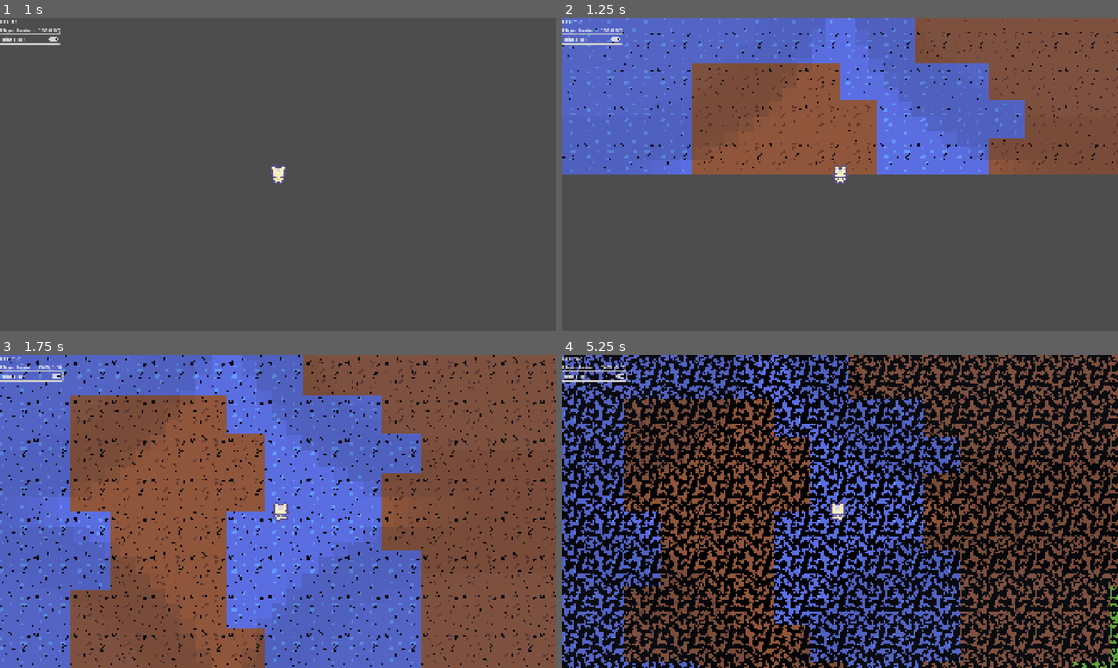
Above: before the commit, frames 1-4 (two rows, left to right).
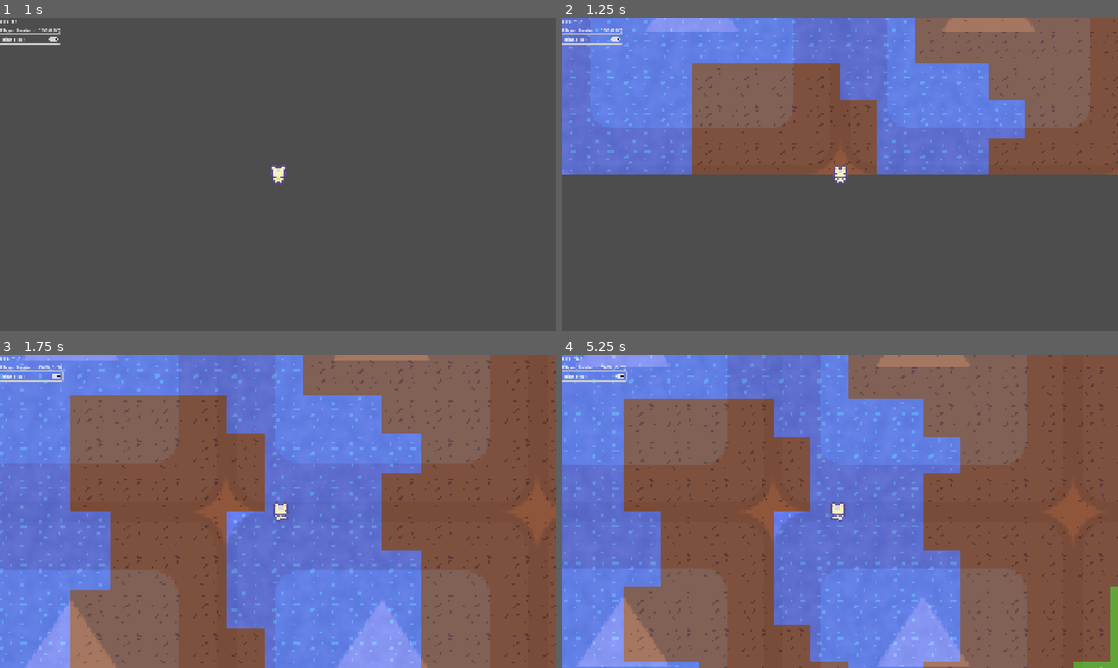
Above: after the commit, the same moments.

Repository: zzxn/rim-lab
Game: Godot game, scene res://scenes/main.tscn
The game is run twice, just before and just after one commit, with the same random seed, the same clock (stepped at 60 frames per second) and the same inputs. The engine's default icon, where the game draws it, is replaced by a stand-in: a white triangle on a blue panel in a dark square.
Inputs (mouse positions are in pixels of both pictures, inside the frame that each line leads up to):
- Up to frame 1 (1 s): click "Hint Block" at 0.5 s
- Up to frame 2 (1.25 s): no input
- Up to frame 3 (1.75 s): move the mouse to (400, 495) at 1.27 s; hold D (move_right) from 1.28 s (still down); hold Mouse wheel up (zoom_in) from 1.28 s (still down)
- Up to frame 4 (5.25 s): move the mouse to (728, 527) at 2.02 s; release D (move_right) at 2.03 s; release Mouse wheel up (zoom_in) at 2.03 s; hold S (move_down) 2.03-2.78 s; tap Mouse wheel down (zoom_out) at 2.1, 3.6, 5.1 s; move the mouse to (895, 442) at 2.77 s; hold D (move_right) 2.78-3.53 s; hold Mouse wheel up (zoom_in) 2.78-3.53 s; move the mouse to (812, 574) at 3.52 s; hold W (move_up) 3.53-4.28 s; move the mouse to (1006, 558) at 4.27 s; hold Mouse wheel up (zoom_in) 4.28-5.03 s; hold A (move_left) from 4.28 s (still down); move the mouse to (673, 464) at 5.02 s

Frame 1 is identical in both runs. In frame 2, 19% of the frame differs, in the area x 0-100%, y 0-50%; in frame 3, 37%; in frame 4, 73%, in the area x 0-100%, y 0-100%.

Commit message:
feat: try add shader for water tile

Diff:
--- a/scenes/block.tscn
+++ b/scenes/block.tscn
@@ -1,20 +1,11 @@
-[gd_scene load_steps=15 format=4 uid="uid://dw48mva7tatov"]
+[gd_scene load_steps=12 format=4 uid="uid://dw48mva7tatov"]
 
-[ext_resource type="Shader" uid="uid://ye1cjsxmdndo" path="res://shaders/tile.gdshader" id="1_ojgcc"]
+[ext_resource type="Material" uid="uid://cjx54rqie1i61" path="res://shaders/block.tres" id="1_bk4tb"]
 [ext_resource type="Texture2D" uid="uid://dj7yrl2of5014" path="res://sprites/dirt.png" id="2_1bw7o"]
 [ext_resource type="Texture2D" uid="uid://s2ehsvuesepo" path="res://sprites/grass.png" id="3_bk4tb"]
 [ext_resource type="Texture2D" uid="uid://yotwhiqdljie" path="res://sprites/water.png" id="4_kfh62"]
 [ext_resource type="Script" uid="uid://b6ooyxsxsgt4w" path="res://scripts/block.gd" id="5_1bw7o"]
 [ext_resource type="Texture2D" uid="uid://cynfv80bkiyqm" path="res://icon.svg" id="6_bk4tb"]
-
-[sub_resource type="FastNoiseLite" id="FastNoiseLite_kfh62"]
-
-[sub_resource type="NoiseTexture2D" id="NoiseTexture2D_om4np"]
-noise = SubResource("FastNoiseLite_kfh62")
-
-[sub_resource type="ShaderMaterial" id="ShaderMaterial_85g3d"]
-shader = ExtResource("1_ojgcc")
-shader_parameter/noise = SubResource("NoiseTexture2D_om4np")
 
 [sub_resource type="TileSetAtlasSource" id="TileSetAtlasSource_sugp2"]
 texture = ExtResource("2_1bw7o")
@@ -30,6 +21,7 @@
 texture = ExtResource("4_kfh62")
 texture_region_size = Vector2i(32, 32)
 0:0/0 = 0
+0:0/0/material = ExtResource("1_bk4tb")
 
 [sub_resource type="TileSet" id="TileSet_jyhfs"]
 tile_size = Vector2i(32, 32)
@@ -41,13 +33,13 @@
 
 [node name="Block" type="TileMapLayer"]
 z_index = -100
-material = SubResource("ShaderMaterial_85g3d")
 tile_map_data = PackedByteArray("AABYAAAAAQAAAAAAAABZAAAAAQAAAAAAAABaAAAAAQAAAAAAAABbAAAAAQAAAAAAAABcAAAAAAAAAAAAAABdAA …(159920 unchanged characters)…
 tile_set = SubResource("TileSet_jyhfs")
 script = ExtResource("5_1bw7o")
 noise = SubResource("FastNoiseLite_bk4tb")
 
 [node name="Sprite2D" type="Sprite2D" parent="."]
+visible = false
 modulate = Color(1, 1, 1, 0.196078)
 scale = Vector2(24.9922, 25.0313)
 texture = ExtResource("6_bk4tb")
--- a/scenes/main.tscn
+++ b/scenes/main.tscn
@@ -55,7 +55,6 @@
 
 [node name="GameController" type="Node" node_paths=PackedStringArray("player")]
 script = ExtResource("1_o5qli")
-block_size = Vector2i(50, 50)
 noise = SubResource("FastNoiseLite_o5qli")
 player = NodePath("Player")
 
--- /dev/null
+++ b/scenes/test_scene.tscn
@@ -0,0 +1,14 @@
+[gd_scene load_steps=4 format=3 uid="uid://dyykc2j7m0e78"]
+
+[ext_resource type="Shader" uid="uid://cgco1oach4v0n" path="res://shaders/test.gdshader" id="1_j8ivh"]
+[ext_resource type="Texture2D" uid="uid://cynfv80bkiyqm" path="res://icon.svg" id="2_nd71p"]
+
+[sub_resource type="ShaderMaterial" id="ShaderMaterial_7ddre"]
+resource_local_to_scene = true
+shader = ExtResource("1_j8ivh")
+
+[node name="TestScene" type="Node2D"]
+
+[node name="Sprite2D" type="Sprite2D" parent="."]
+material = SubResource("ShaderMaterial_7ddre")
+texture = ExtResource("2_nd71p")
--- a/scripts/game_controller.gd
+++ b/scripts/game_controller.gd
@@ -1,7 +1,7 @@
 class_name GameController extends Node
 
 @export
-var block_size: Vector2i = Vector2i(5, 5)
+var block_size: Vector2i = Vector2i(8, 8)
 
 @export
 var noise: Noise = FastNoiseLite.new()
@@ -19,9 +19,9 @@
 var curr_block_dict: Dictionary = {}
 var generate_task_dict: Dictionary = {} # key: block_pos, value: task_id
 
-const LOAD_DISTANCE = 3
+const LOAD_DISTANCE = 4
 
-const BLOCK_ENTER_SCENE_TIME_GAP = 0.05
+const BLOCK_ENTER_SCENE_TIME_GAP = 0.025
 var block_enter_timeout = 0.0
 
 var block_enter_scene_queue = []
--- /dev/null
+++ b/shaders/block.tres
@@ -0,0 +1,14 @@
+[gd_resource type="ShaderMaterial" load_steps=4 format=3 uid="uid://cjx54rqie1i61"]
+
+[ext_resource type="Shader" uid="uid://ye1cjsxmdndo" path="res://shaders/tile.gdshader" id="1_s5n8v"]
+
+[sub_resource type="FastNoiseLite" id="FastNoiseLite_s5n8v"]
+
+[sub_resource type="NoiseTexture2D" id="NoiseTexture2D_rvfs3"]
+seamless = true
+normalize = false
+noise = SubResource("FastNoiseLite_s5n8v")
+
+[resource]
+shader = ExtResource("1_s5n8v")
+shader_parameter/noise = SubResource("NoiseTexture2D_rvfs3")
--- /dev/null
+++ b/shaders/test.gdshader
@@ -0,0 +1,14 @@
+shader_type canvas_item;
+
+void vertex() {
+	// Called for every vertex the material is visible on.
+}
+
+void fragment() {
+	// Called for every pixel the material is visible on.
+}
+
+//void light() {
+//	// Called for every pixel for every light affecting the CanvasItem.
+//	// Uncomment to replace the default light processing function with this one.
+//}
--- a/shaders/tile.gdshader
+++ b/shaders/tile.gdshader
@@ -1,17 +1,14 @@
 shader_type canvas_item;
 
-uniform sampler2D noise;
+uniform sampler2D noise: filter_nearest, repeat_enable;
+varying vec2 world_position;
 
 void vertex() {
+	world_position = (MODEL_MATRIX * vec4(VERTEX, 0.0, 1.0)).xy;
 }
 
 void fragment() {
-	vec2 uv = UV;
-	vec4 noise_color = texture(noise, uv);
-	COLOR *= step(fract(TIME * 0.1), noise_color);
+	vec2 sample_pos = world_position * 0.01 + vec2(-TIME, -TIME) * 0.1;
+	vec4 noise_overlay = texture(noise, sample_pos);
+	COLOR.rgb += 0.1 * noise_overlay.rgb;
 }
-
-//void light() {
-//	// Called for every pixel for every light affecting the CanvasItem.
-//	// Uncomment to replace the default light processing function with this one.
-//}
Not shown, added: shaders/test.gdshader.uid
